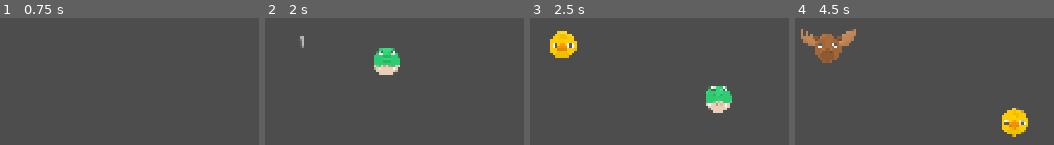
Above: before the commit, frames 1-4 (left to right).
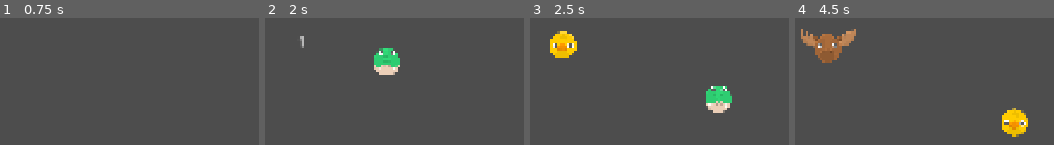
Above: after the commit, the same moments.

Repository: lazaromenezes/zen-jam-10
Game: Godot game, scene res://src/screens/hold.tscn
Same seed, same stepped clock (60 frames per second), same inputs: the game is played once before the commit and once after it.
Inputs:
- Up to frame 1 (0.75 s): tap Enter (ui_accept) at 0.5 s
- Up to frame 2 (2 s): tap Enter (ui_accept) at 0.77, 1.25, 1.52 s
- Up to frame 3 (2.5 s): no input
- Up to frame 4 (4.5 s): tap Enter (ui_accept) at 3.02, 3.77 s

Frame 1 is identical in both runs. In frame 2, 0.2% of the frame differs, in the area x 42-53%, y 23-45%; in frame 3, 0.2%; in frame 4, 0.4%, in the area x 4-90%, y 12-94%.

Commit message:
Scale balloon from bottom and increase max scale

Diff:
--- a/src/objects/balloon/balloon.gd
+++ b/src/objects/balloon/balloon.gd
@@ -9,7 +9,7 @@
 @export var _inflating_speed_offset: float = 10
 @export var _sprite: Sprite2D
 @export var _min_scale: float = 0.5
-@export var _max_scale: float = 1
+@export var _max_scale: float = 1.5
 @export var _h_speed: float = 320
 @export var _gravity: float = 200
 @export var _points_scene: PackedScene
--- a/src/objects/balloon/balloon.tscn
+++ b/src/objects/balloon/balloon.tscn
@@ -46,12 +46,12 @@
 [node name="Pivot" type="Node2D" parent="."]
 
 [node name="Sprite2D" type="Sprite2D" parent="Pivot"]
-position = Vector2(0, -33)
 scale = Vector2(0.5, 0.5)
 texture = ExtResource("2_4emby")
+offset = Vector2(0, -65)
 
 [node name="Area2D" type="Area2D" parent="."]
-position = Vector2(0, -33)
+position = Vector2(0, -32)
 collision_mask = 2
 
 [node name="CollisionShape2D" type="CollisionShape2D" parent="Area2D"]
